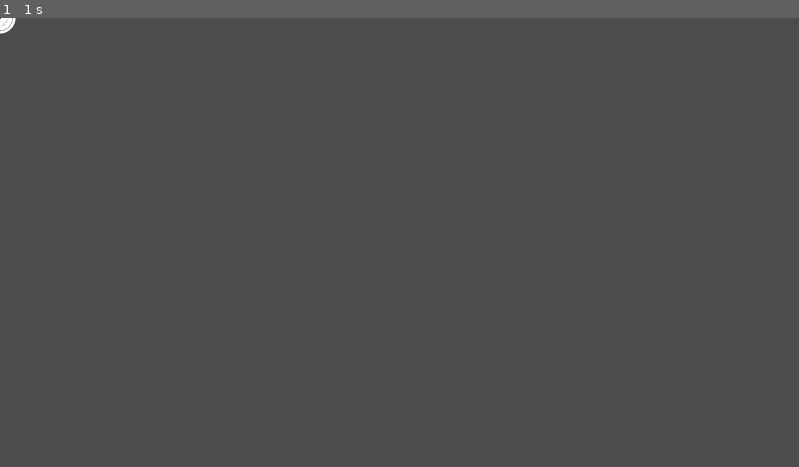
Above: before the commit, frame 1.
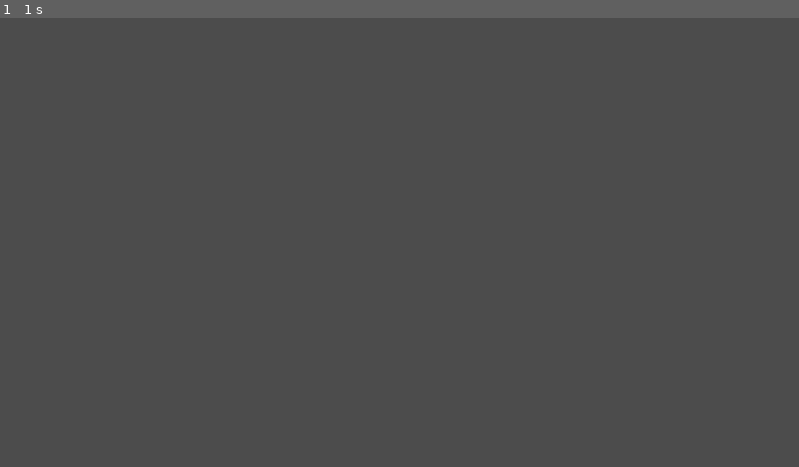
Above: after the commit, the same moment.

Repository: CasualYT31/aimbooster
Game: Godot game, scene res://scenes/Target.tscn
Same seed, same stepped clock (60 frames per second), same inputs: the game is played once before the commit and once after it. This scene is started directly instead of the project's main scene.
Inputs (mouse positions are in pixels of both pictures, inside the frame that each line leads up to):
- Up to frame 1 (1 s): tap Enter at 0.5 s; move the mouse to (575, 220) at 0.52 s; click (575, 220) at 0.67 s

The runs differ from the first frame. In frame 1, less than 0.1% of the frame differs, in the area x 0-3%, y 0-4%.
Error before the commit: Division By Zero in operator '/'. (res://scripts/Target.gd:74)

Commit message:
Adding bullet hole graphics, destroyed targets now remain visible and stationary for one second before being removed

Diff:
--- a/scenes/Target.tscn
+++ b/scenes/Target.tscn
@@ -1,7 +1,8 @@
-[gd_scene load_steps=5 format=2]
+[gd_scene load_steps=6 format=2]
 
 [ext_resource path="res://graphical/target.png" type="Texture" id=1]
 [ext_resource path="res://scripts/Target.gd" type="Script" id=2]
+[ext_resource path="res://graphical/bullet_hole.png" type="Texture" id=3]
 
 [sub_resource type="Curve2D" id=2]
 _data = {
@@ -10,13 +11,12 @@
 
 [sub_resource type="CircleShape2D" id=1]
 
-[node name="Path" type="Path2D"]
+[node name="TargetPath" type="Path2D"]
 curve = SubResource( 2 )
 script = ExtResource( 2 )
 
 [node name="Area2D" type="Area2D" parent="."]
 pause_mode = 1
-scale = Vector2( 1.5, 1.5 )
 
 [node name="Sprite" type="Sprite" parent="Area2D"]
 pause_mode = 1
@@ -27,4 +27,20 @@
 pause_mode = 1
 scale = Vector2( 2.55, 2.55 )
 shape = SubResource( 1 )
+
+[node name="BulletHole3" type="Sprite" parent="Area2D"]
+visible = false
+texture = ExtResource( 3 )
+
+[node name="BulletHole2" type="Sprite" parent="Area2D"]
+visible = false
+texture = ExtResource( 3 )
+
+[node name="BulletHole1" type="Sprite" parent="Area2D"]
+visible = false
+texture = ExtResource( 3 )
+
+[node name="BulletHole0" type="Sprite" parent="Area2D"]
+visible = false
+texture = ExtResource( 3 )
 [connection signal="input_event" from="Area2D" to="." method="_on_Area2D_input_event"]
--- a/scripts/Target.gd
+++ b/scripts/Target.gd
@@ -10,6 +10,7 @@
 
 var internalTimer: float
 var referenceToSettings # so that the shoot button can be read via the reference and be up to date always
+var timeAtWhichDestroyed: float
 
 export var type: int setget , getType
 export var startPosition: Vector2 setget , getStartPosition
@@ -35,26 +36,28 @@
 
 # constructor
 func initialiseTarget(settingsReference, targetType: int, health: int, startPos: Vector2, endPos: Vector2, howLongToKeepOnScreen: float):
+	if howLongToKeepOnScreen == 0.0:
+		return # prevent division by 0 error in _process
 	referenceToSettings = settingsReference
 	match targetType:
 		Global.TargetType.RED:
 			modulate = ColorN("red", 1.0)
-			# no scaling applied to the biggest size
+			$Area2D.scale = Vector2(1.5, 1.5)
 		Global.TargetType.ORANGE:
 			modulate = ColorN("orange", 1.0)
-			scale = Vector2(1.4, 1.4)
+			$Area2D.scale = Vector2(1.4, 1.4)
 		Global.TargetType.YELLOW:
 			modulate = ColorN("yellow", 1.0)
-			scale = Vector2(1.3, 1.3)
+			$Area2D.scale = Vector2(1.3, 1.3)
 		Global.TargetType.GREEN:
 			modulate = ColorN("green", 1.0)
-			scale = Vector2(1.2, 1.2)
+			$Area2D.scale = Vector2(1.2, 1.2)
 		Global.TargetType.BLUE:
 			modulate = ColorN("blue", 1.0)
-			scale = Vector2(1.1, 1.1)
+			$Area2D.scale = Vector2(1.1, 1.1)
 		Global.TargetType.PURPLE:
 			modulate = ColorN("purple", 1.0)
-			scale = Vector2(1.0, 1.0)
+			$Area2D.scale = Vector2(1.0, 1.0)
 		_:
 			OS.alert("Invalid target type!")
 	targetHealth = health
@@ -62,25 +65,31 @@
 	activeDuration = howLongToKeepOnScreen
 	startPosition = startPos
 	# manage positions
-	position = startPosition
+	$Area2D.position = startPosition
 	var newCurve := Curve2D.new()
-	newCurve.add_point(Vector2(0, 0))
-	newCurve.add_point(endPosition - startPosition)
-	print(str(newCurve.get_point_position(0)) + " - " + str(newCurve.get_point_position(1)))
+	newCurve.add_point(startPosition)
+	newCurve.add_point(endPosition)
 	set_curve(newCurve)
 
 func _process(delta):
 	internalTimer += delta
-	$Area2D.position = curve.interpolate_baked(internalTimer / activeDuration * curve.get_baked_length(), true)
-	if internalTimer >= activeDuration:
-		get_parent().remove_child(self)
-		emit_signal("target_miss")
+	if targetHealth > 0:
+		$Area2D.position = curve.interpolate_baked(internalTimer / activeDuration * curve.get_baked_length(), true)
+		if internalTimer >= activeDuration:
+			get_parent().remove_child(self)
+			emit_signal("target_miss")
+	else:
+		if internalTimer - timeAtWhichDestroyed >= 1.0:
+			get_parent().remove_child(self)
 
 func _on_Area2D_input_event(_viewport, event, _shape_idx):
-	if event is InputEventMouseButton:
+	if targetHealth > 0 && event is InputEventMouseButton:
 		if event.is_pressed() && event.button_index == (BUTTON_LEFT if referenceToSettings.isLeftButtonToShoot else BUTTON_RIGHT):
 			targetHealth -= 1
+			# move bullet hole graphic and make visible
+			get_node("Area2D/BulletHole" + str(0 if targetHealth < 0 else targetHealth)).offset = (event.position - $Area2D.position) / $Area2D.scale
+			get_node("Area2D/BulletHole" + str(0 if targetHealth < 0 else targetHealth)).visible = true
 			emit_signal("target_hit")
 			if targetHealth <= 0:
-				get_parent().remove_child(self)
+				timeAtWhichDestroyed = internalTimer
 				emit_signal("target_destroy")
Binary file added: graphical/bullet_hole.png
